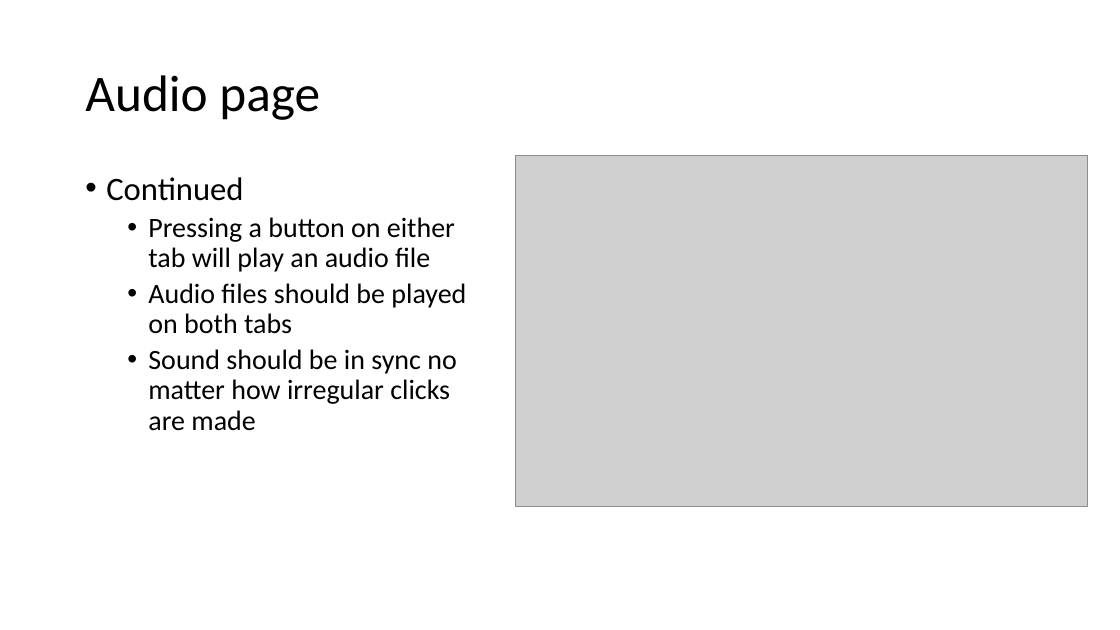
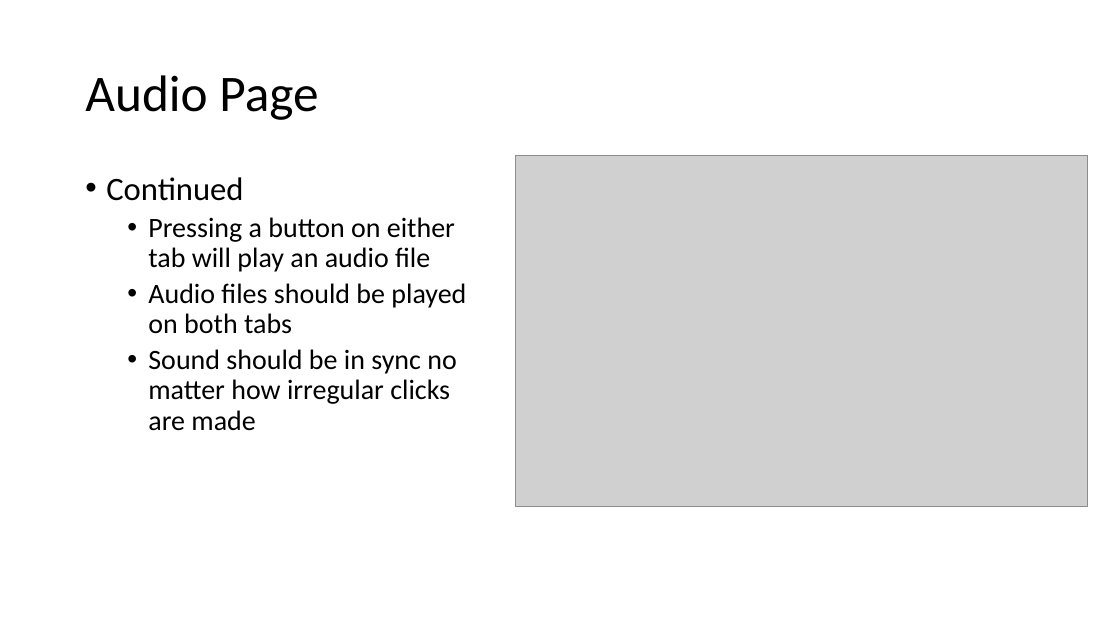
Before and after one commit to tdog191/JamATuna, a slide deck: slide 12 of Test Plan.pptx (slide 8 before the commit). Drawn at 1120x630 pixels with LibreOffice and Linux fonts; fonts in the diff are those of the drawing; grey boxes stand for pictures. Boxes give left, top, right and bottom in pixels: in the first picture for what was removed or moved away, otherwise in the second. Text is boxed around its words. In the diff, an @@ line names an element or a change of style, - is before the commit and + after.

```diff
--- a/Test Plan.pptx
+++ b/Test Plan.pptx
@@ title at (85, 75, 318, 120): text changed @@
-Audio page
+Audio Page
```
Also in this commit, not shown: 5 other slides changed, 4 slides added, 4 other files.
